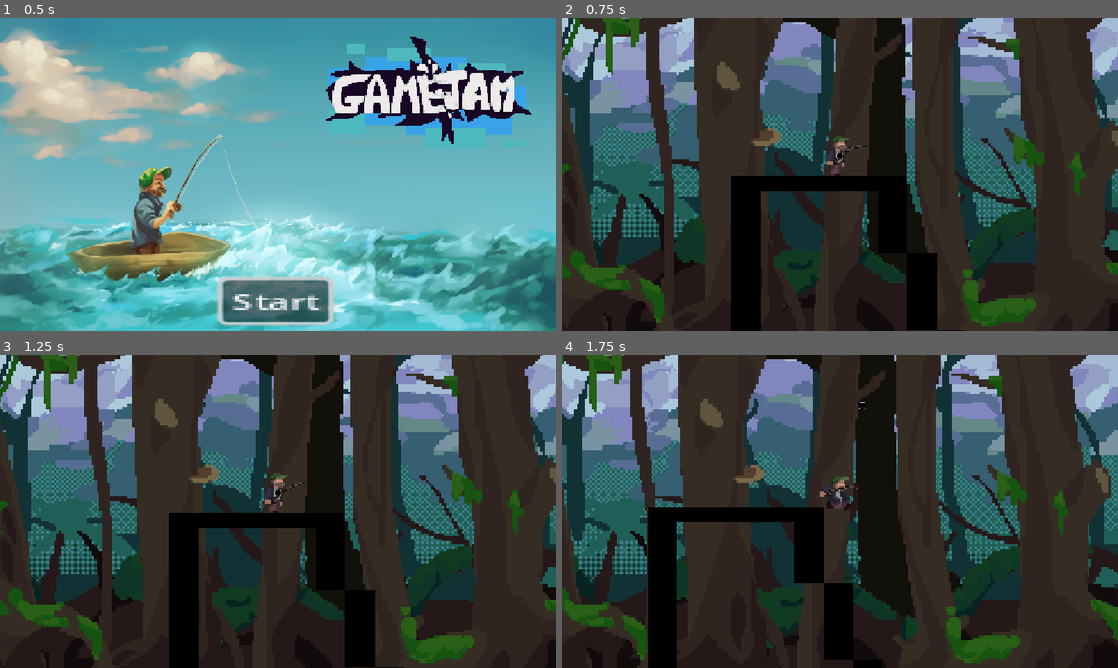
Above: before the commit, frames 1-4 (two rows, left to right).
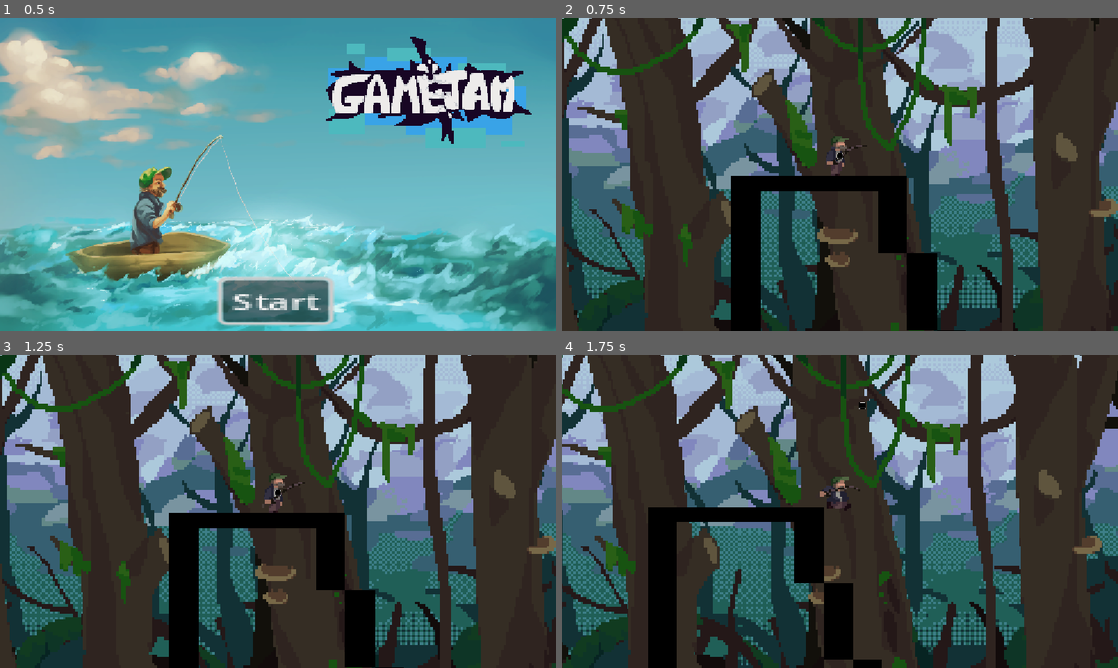
Above: after the commit, the same moments.

Repository: ActuallyaWyrm/Game-Jam
Game: Godot game, scene res://scenes/menu.tscn
The game is run twice, just before and just after one commit, with the same random seed, the same clock (stepped at 60 frames per second) and the same inputs.
Inputs (mouse positions are in pixels of both pictures, inside the frame that each line leads up to):
- Up to frame 1 (0.5 s): no input
- Up to frame 2 (0.75 s): click "Start" at 0.5 s
- Up to frame 3 (1.25 s): no input
- Up to frame 4 (1.75 s): move the mouse to (867, 511) at 1.27 s; hold Right (walk_right) from 1.28 s (still down); click (867, 511) at 1.35 s; tap Up (jump) at 1.52 s

Frame 1 is identical in both runs. In frame 2, 64% of the frame differs, in the area x 0-100%, y 0-100%; in frame 3, 64%; in frame 4, 66%.

Commit message:
add tilesets

Diff:
--- /dev/null
+++ b/game-jam-plat/assets/tilesets/platformer_forest.tres
@@ -0,0 +1,28 @@
+[gd_resource type="TileSet" format=3 uid="uid://c5aofyi2uvhau"]
+
+[ext_resource type="Texture2D" uid="uid://cco0fwqba6wqs" path="res://assets/sprites/environment/thorns_single_tile.png" id="1_cmeea"]
+[ext_resource type="Texture2D" uid="uid://t4tf5pw17frb" path="res://assets/sprites/environment/thorns_tile.png" id="2_m8ou8"]
+[ext_resource type="Texture2D" uid="uid://b4b8sfm4adgcs" path="res://assets/sprites/environment/wood_tile.png" id="3_7xmjl"]
+[ext_resource type="Texture2D" uid="uid://bhexn1eur8l1v" path="res://assets/sprites/environment/wood_tile_slope.png" id="4_n40w0"]
+
+[sub_resource type="TileSetAtlasSource" id="TileSetAtlasSource_l6i3n"]
+texture = ExtResource("1_cmeea")
+0:0/0 = 0
+
+[sub_resource type="TileSetAtlasSource" id="TileSetAtlasSource_urmtc"]
+texture = ExtResource("2_m8ou8")
+0:0/0 = 0
+
+[sub_resource type="TileSetAtlasSource" id="TileSetAtlasSource_6jxfe"]
+texture = ExtResource("3_7xmjl")
+0:0/0 = 0
+
+[sub_resource type="TileSetAtlasSource" id="TileSetAtlasSource_r0uto"]
+texture = ExtResource("4_n40w0")
+0:0/0 = 0
+
+[resource]
+sources/0 = SubResource("TileSetAtlasSource_l6i3n")
+sources/1 = SubResource("TileSetAtlasSource_urmtc")
+sources/2 = SubResource("TileSetAtlasSource_6jxfe")
+sources/3 = SubResource("TileSetAtlasSource_r0uto")
--- a/game-jam-plat/player_platformer.gd
+++ b/game-jam-plat/player_platformer.gd
@@ -11,7 +11,7 @@
 var neg_ = 0
 var abs_speed
 var jump_height = 1500
-var rope_length = 400
+var rope_length = 75
 var rope_pull = 300
 var grav = 100
 var jumping = false
--- a/game-jam-plat/project.godot
+++ b/game-jam-plat/project.godot
@@ -31,7 +31,7 @@
 "events": [Object(InputEventKey,"resource_local_to_scene":false,"resource_name":"","device":16,"window_id":0,"alt_press …(195 unchanged characters)…
 , Object(InputEventKey,"resource_local_to_scene":false,"resource_name":"","device":16,"window_id":0,"alt_pressed":false …(186 unchanged characters)…
 , Object(InputEventKey,"resource_local_to_scene":false,"resource_name":"","device":16,"window_id":0,"alt_pressed":false …(182 unchanged characters)…
-, Object(InputEventJoypadButton,"resource_local_to_scene":false,"resource_name":"","device":-1,"button_index":1,"pressure":0.0,"pressed":true,"script":null)
+, Object(InputEventJoypadButton,"resource_local_to_scene":false,"resource_name":"","device":-1,"button_index":0,"pressure":0.0,"pressed":true,"script":null)
 ]
 }
 walk_up={
--- a/game-jam-plat/scenes/platformer.tscn
+++ b/game-jam-plat/scenes/platformer.tscn
@@ -5,6 +5,7 @@
 [ext_resource type="PackedScene" uid="uid://cydrgwoffh4hl" path="res://slope.tscn" id="3_85uu4"]
 [ext_resource type="Texture2D" uid="uid://c5eol8cuuevqm" path="res://assets/sprites/environment/bg_layer_1.png" id="4_xlal6"]
 [ext_resource type="Texture2D" uid="uid://dhwfwptfujfhh" path="res://assets/sprites/environment/bg_layer_2.png" id="5_qcnyv"]
+[ext_resource type="TileSet" uid="uid://c5aofyi2uvhau" path="res://assets/tilesets/platformer_forest.tres" id="6_qcnyv"]
 
 [node name="Platformer" type="Node2D" unique_id=1169925800]
 
@@ -16,13 +17,13 @@
 rotation = -3.1415927
 scale = Vector2(1.1294281, -0.95917445)
 
+[node name="Grabable8" parent="Grabables" unique_id=1320924399 instance=ExtResource("1_j2uy2")]
+position = Vector2(-1471, 1376)
+scale = Vector2(8.275414, 1.8851271)
+
 [node name="Grabable7" parent="Grabables" unique_id=606204080 instance=ExtResource("1_j2uy2")]
 position = Vector2(1387, -403)
 scale = Vector2(0.36880434, 0.9487343)
-
-[node name="Grabable8" parent="Grabables" unique_id=1320924399 instance=ExtResource("1_j2uy2")]
-position = Vector2(-1471, 1376)
-scale = Vector2(8.275414, 1.8851271)
 
 [node name="Grabable6" parent="Grabables" unique_id=1078555241 instance=ExtResource("1_j2uy2")]
 position = Vector2(-1084, 493)
@@ -61,7 +62,7 @@
 [node name="Parallax2D" type="Parallax2D" parent="." unique_id=1194881441]
 z_index = -9
 scroll_scale = Vector2(0.1, 0)
-scroll_offset = Vector2(-961, 196)
+scroll_offset = Vector2(-26, 391)
 repeat_size = Vector2(2016, 0)
 repeat_times = 3
 
@@ -72,10 +73,13 @@
 [node name="Parallax2D2" type="Parallax2D" parent="." unique_id=483967667]
 z_index = -8
 scroll_scale = Vector2(0.2, 0)
-scroll_offset = Vector2(-961, 196)
+scroll_offset = Vector2(-26, 391)
 repeat_size = Vector2(2016, 0)
 repeat_times = 3
 
 [node name="Sprite2D" type="Sprite2D" parent="Parallax2D2" unique_id=388944758]
 scale = Vector2(7, 7)
 texture = ExtResource("5_qcnyv")
+
+[node name="TileMapLayer" type="TileMapLayer" parent="." unique_id=1906542614]
+tile_set = ExtResource("6_qcnyv")
Binary file added: game-jam-plat/assets/sprites/environment/thorns_single_tile.png
Not shown, added: game-jam-plat/assets/sprites/environment/thorns_single_tile.png.import
Binary file added: game-jam-plat/assets/sprites/environment/thorns_tile.png
Not shown, added: game-jam-plat/assets/sprites/environment/thorns_tile.png.import
Binary file added: game-jam-plat/assets/sprites/environment/wood_tile.png
Not shown, added: game-jam-plat/assets/sprites/environment/wood_tile.png.import
Binary file added: game-jam-plat/assets/sprites/environment/wood_tile_slope.png
Not shown, added: game-jam-plat/assets/sprites/environment/wood_tile_slope.png.import
Not shown, changed: game-jam-plat/export_presets.cfg
Not shown, changed: game-jam-plat/Game Jam.exe
Not shown, removed: game-jam-plat/Game Jam.pck
Not shown, removed: game-jam-plat/game.zip
